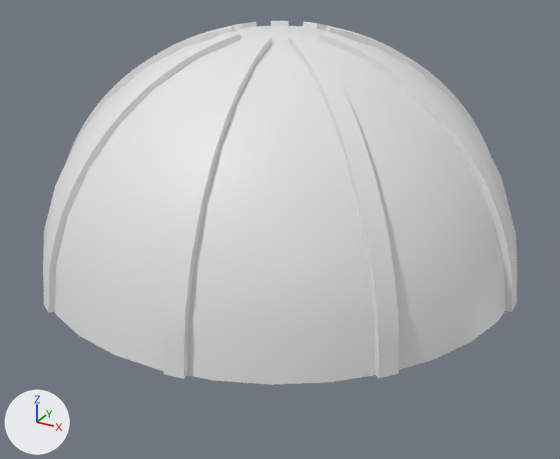
A saved change to the FBX model Assets/Stage2/MainTemple/MainTemple_03/FBX/MainTemple_03.fbx.
Both versions are drawn from a camera (50 mm lens) standing at (26.6, -48.3, 67.2) and looking at (0.9, -1.6, 43.8). Lighting does not change. The marker at lower left points along +X, +Y and +Z. The older version comes first. Where no turn or scale is listed for an object, it has been applied to the vertices.

Names of what the first picture shows: 'Shape004', 'Sphere001'.
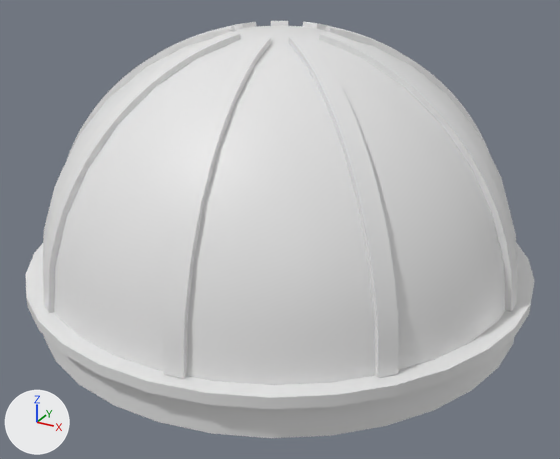
The newer file is also rescaled (x0.896), turned or shifted as a whole; pictures and numbers use the older file's frame.

Location of each change, [x1, y1, x2, y2] in pixels of the pictures (560 x 459 px):
'Object', added: after [25, 242, 534, 438]

Edits to the bpy script that builds the scene:
```text
Add me_mesh_002:
    me_mesh_002.from_pydata(...)  # 165 vertices, 132 faces; spans x -19.1..19.1, y -19.1..19.1, z 0.1..3.5
Add ob_object:
    ob_object = bpy.data.objects.new('Object', me_mesh_002)
    ob_object.location = (0.0, 0.0, 37.67)
```
